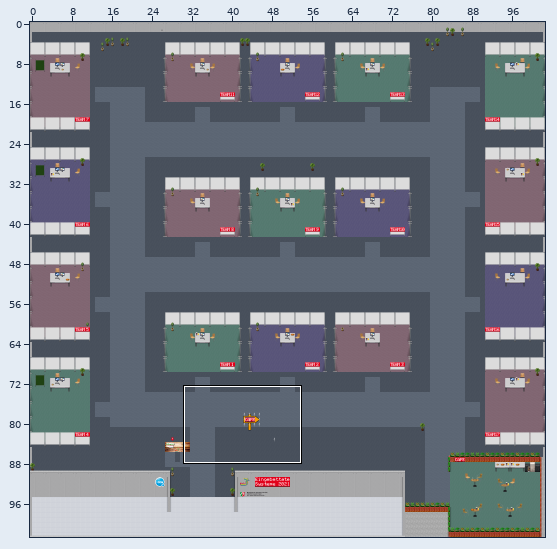
Two states of a Tiled map (JSON), map/map.json. Above, an overview of the earlier version with the close-up marked.
Close-up. Before the commit:
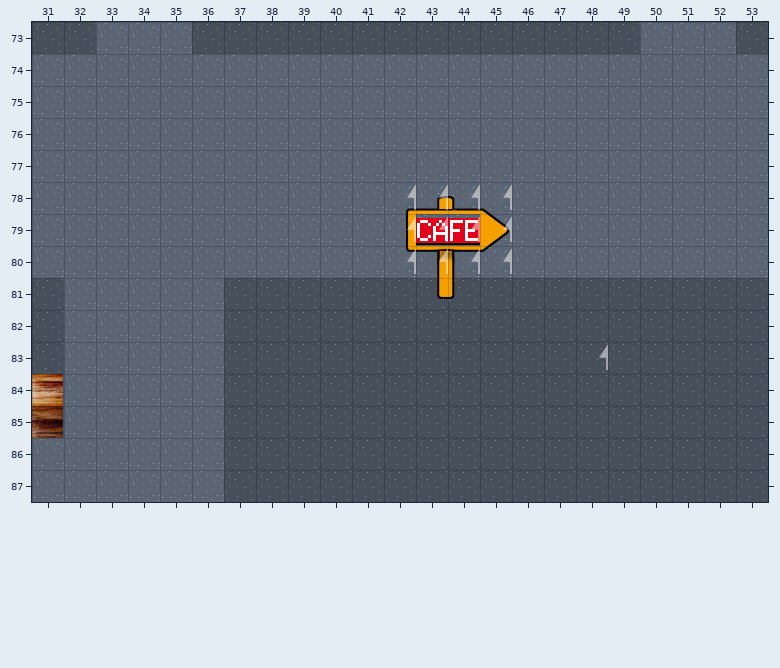
Cells are 32x32 px. Shown: x 31..53, y 73..87. The commit also changed other parts of the map, which this record leaves out.
New version:
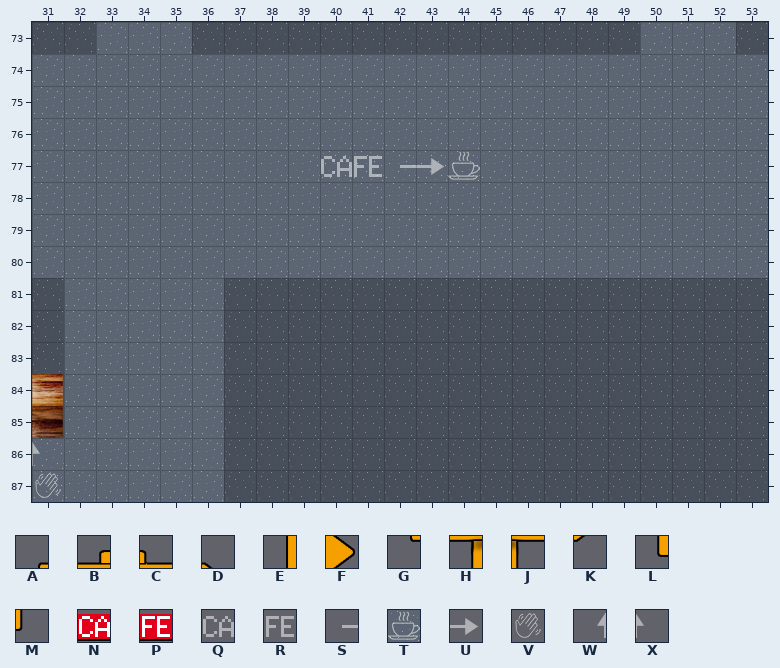
Key: from "Eqipment": A 5, B 6, C 7, D 8, E 15, F 18, G 25, H 26, J 27, K 28, L 36, M 37; from "Schrift": N 70, P 71, Q 72, R 73, S 74, T 82, U 84, V 91, W 92, X 93.
_ is an empty cell.
See-through tiles are keyed as they look on the map.
Diff:
{"where": "layer \"Equipment\""}
{"y":77,"x":40,"old":"_____","new":"QRSUT"}
{"y":86,"x":31,"old":"_","new":"X"}
{"y":87,"x":31,"old":"_","new":"V"}
{"where": "layer \"override\""}
{"y":78,"x":42,"old":"ABCD","new":"____"}
{"y":79,"x":42,"old":"ENPF","new":"____"}
{"y":80,"x":42,"old":"GHJK","new":"____"}
{"y":81,"x":43,"old":"LM","new":"__"}
{"where": "layer \"override2\""}
{"y":78,"x":42,"old":"WWWW","new":"____"}
{"y":79,"x":42,"old":"WWWW","new":"____"}
{"y":80,"x":42,"old":"WWWW","new":"____"}
{"y":83,"x":48,"old":"W","new":"_"}
